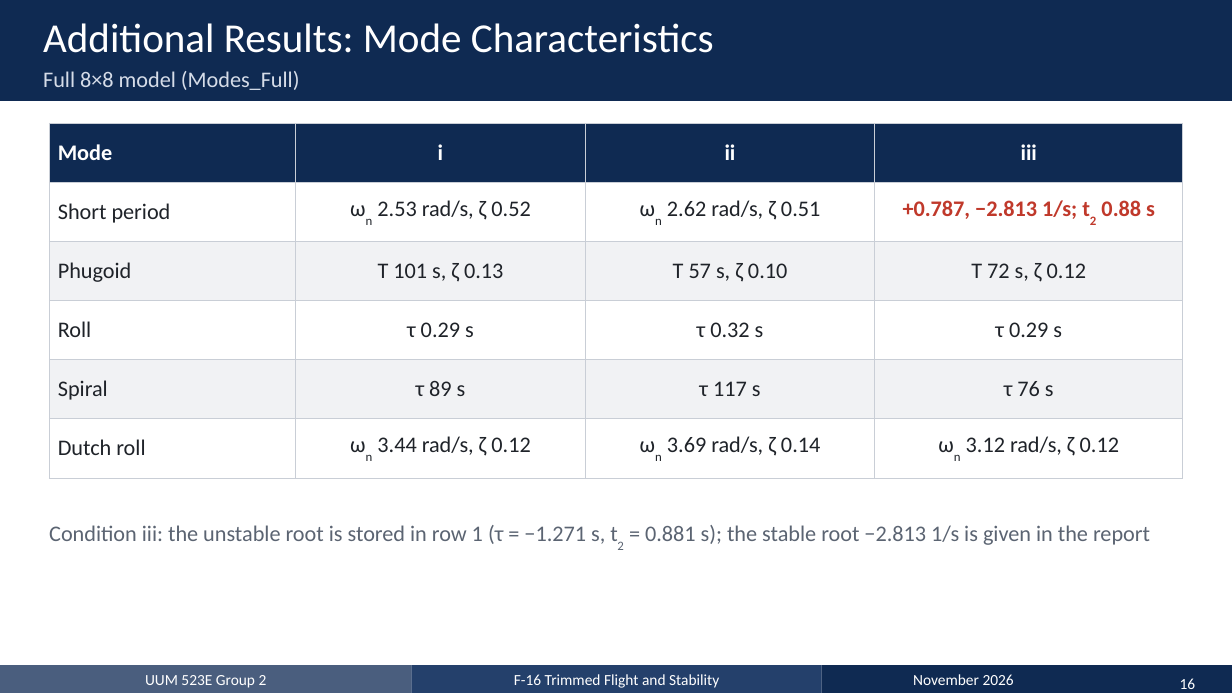
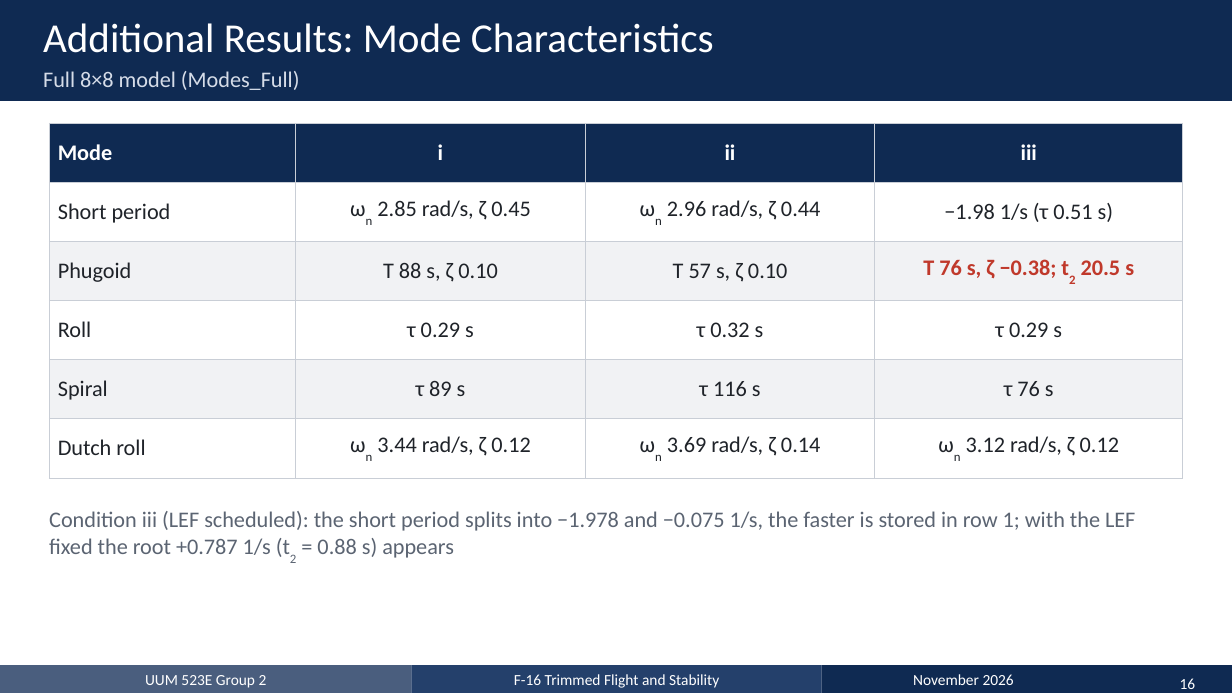
Before and after one commit to emircansurucu/UUM523E-F16-Flight-Dynamics, a slide deck: slide 16 of presentation/MT_Group2_Presentation_EN.pptx. Drawn at 1232x693 pixels with LibreOffice and Linux fonts; fonts in the diff are those of the drawing. Boxes give left, top, right and bottom in pixels: in the first picture for what was removed or moved away, otherwise in the second. Text is boxed around its words. In the diff, an @@ line names an element or a change of style, - is before the commit and + after.

```diff
--- a/presentation/MT_Group2_Presentation_EN.pptx
+++ b/presentation/MT_Group2_Presentation_EN.pptx
@@ table at box(49, 123, 1183, 465) @@
-row 2: Short period | ωn 2.53 rad/s, ζ 0.52 | ωn 2.62 rad/s, ζ 0.51 | +0.787, −2.813 1/s; t2 0.88 s
+row 2: Short period | ωn 2.85 rad/s, ζ 0.45 | ωn 2.96 rad/s, ζ 0.44 | −1.98 1/s (τ 0.51 s)
-row 3, column 2: T 101 s, ζ 0.13
+row 3, column 2: T 88 s, ζ 0.10
-row 3, column 4: T 72 s, ζ 0.12
+row 3, column 4: T 76 s, ζ −0.38; t2 20.5 s
-row 5, column 3: τ 117 s
+row 5, column 3: τ 116 s
@@ text at box(49, 511, 1135, 558): text changed @@
-Condition iii: the unstable root is stored in row 1 (τ = −1.271 s, t2 = 0.881 s); the stable root −2.813 1/s is given in the report
+Condition iii (LEF scheduled): the short period splits into −1.978 and −0.075 1/s, the faster is stored in row 1; with the LEF fixed the root +0.787 1/s (t2 = 0.88 s) appears
```
Also in this commit, not shown: 9 other slides changed, 56 other files.
